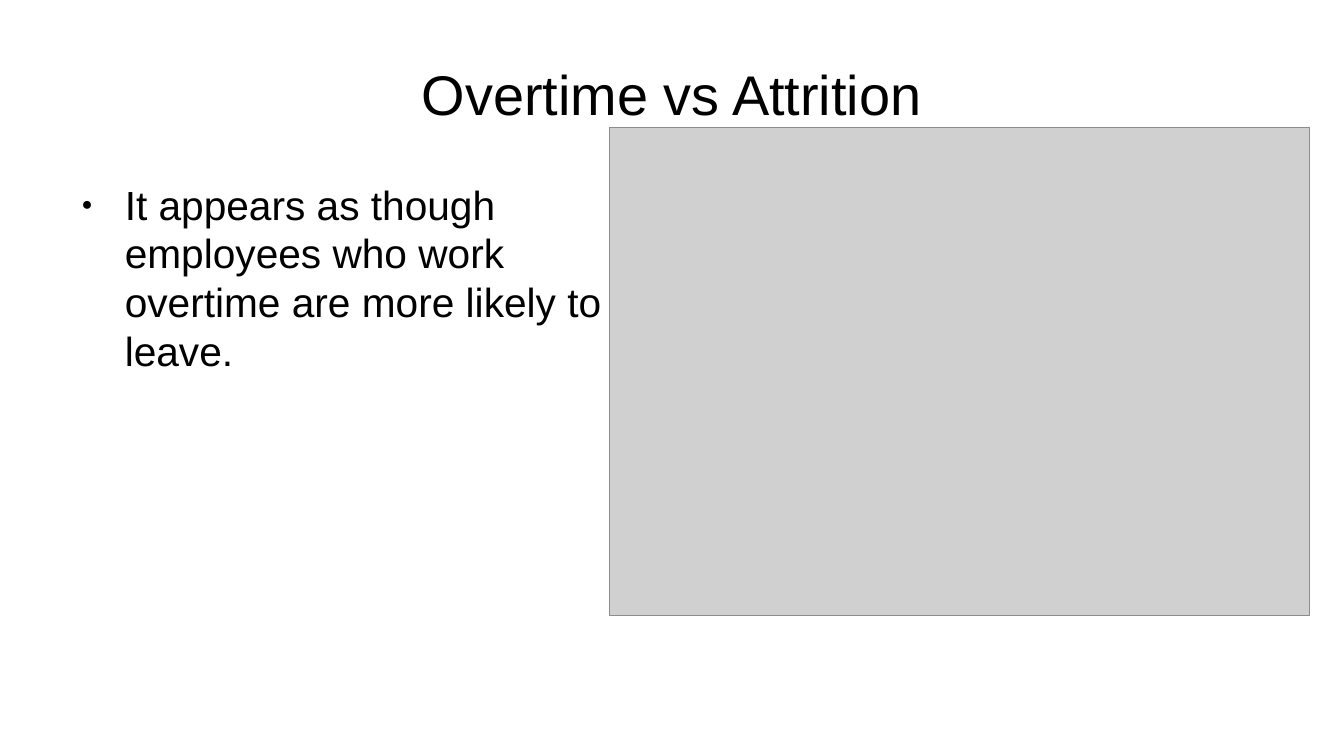
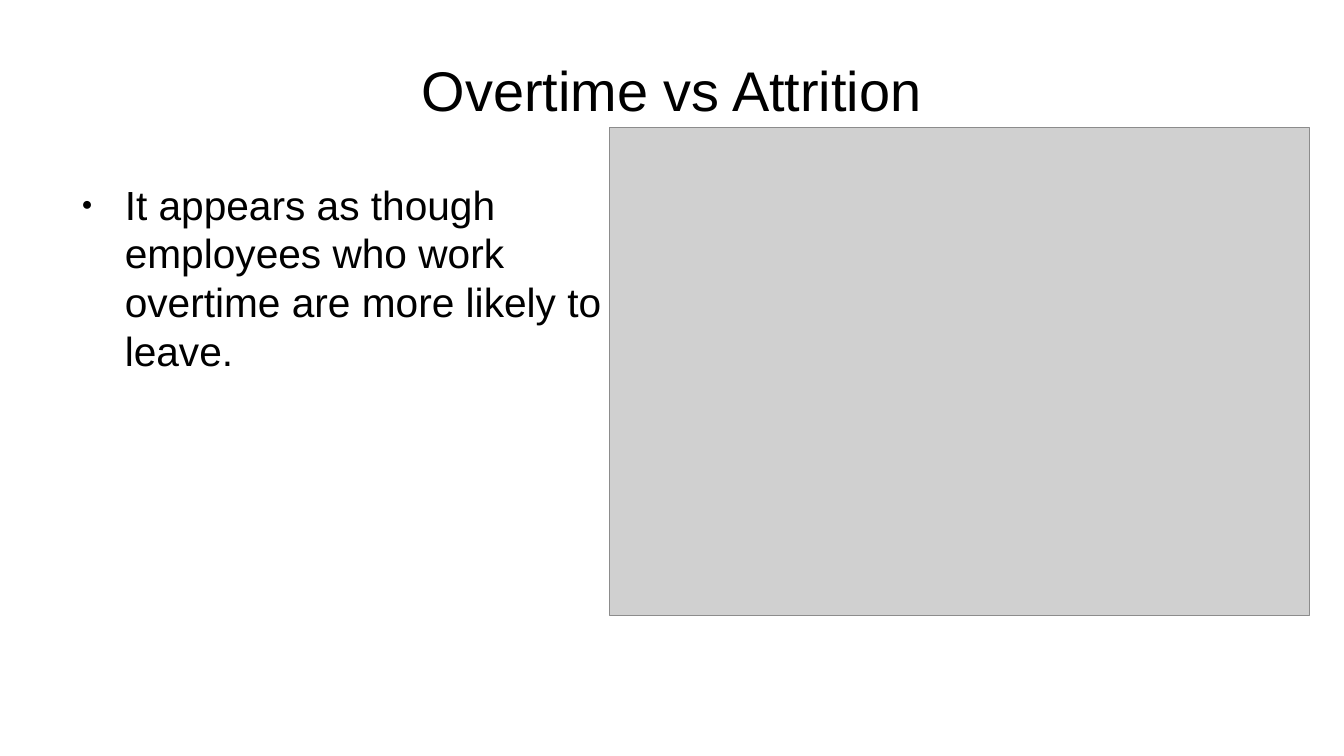
Before and after one commit to sbowler/project-one, a slide deck: slide 6 of presentations/project2_presentation.pptx. Drawn at 1344x756 pixels with LibreOffice and Linux fonts; fonts in the diff are those of the drawing; grey boxes stand for pictures; background and template pictures are left out. Boxes give left, top, right and bottom in pixels: in the first picture for what was removed or moved away, otherwise in the second. Text is boxed around its words. In the diff, an @@ line names an element or a change of style, - is before the commit and + after.

```diff
--- a/presentations/project2_presentation.pptx
+++ b/presentations/project2_presentation.pptx
@@ title "Overtime vs Attrition" at (422, 70, 921, 112): line spacing 1 to 0.9 @@
```
Also in this commit, not shown: 14 other slides changed, 1 slide added, 1 slide removed, 2 other files.
